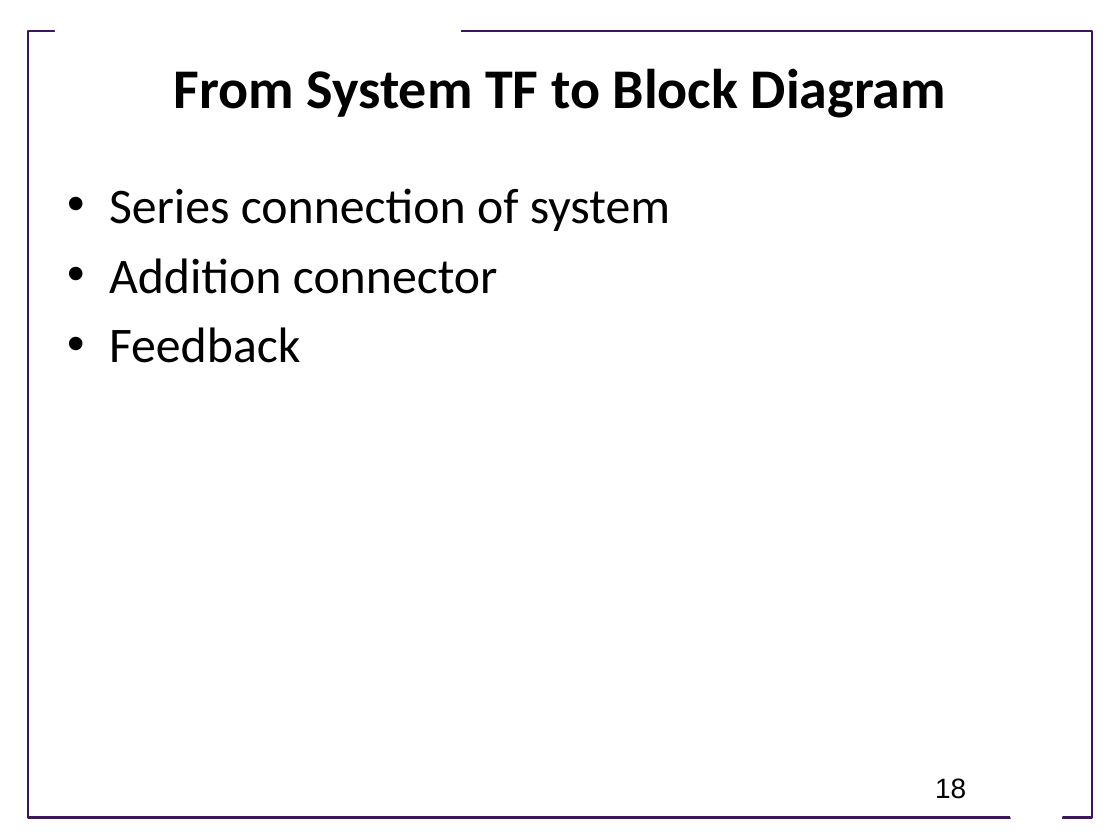
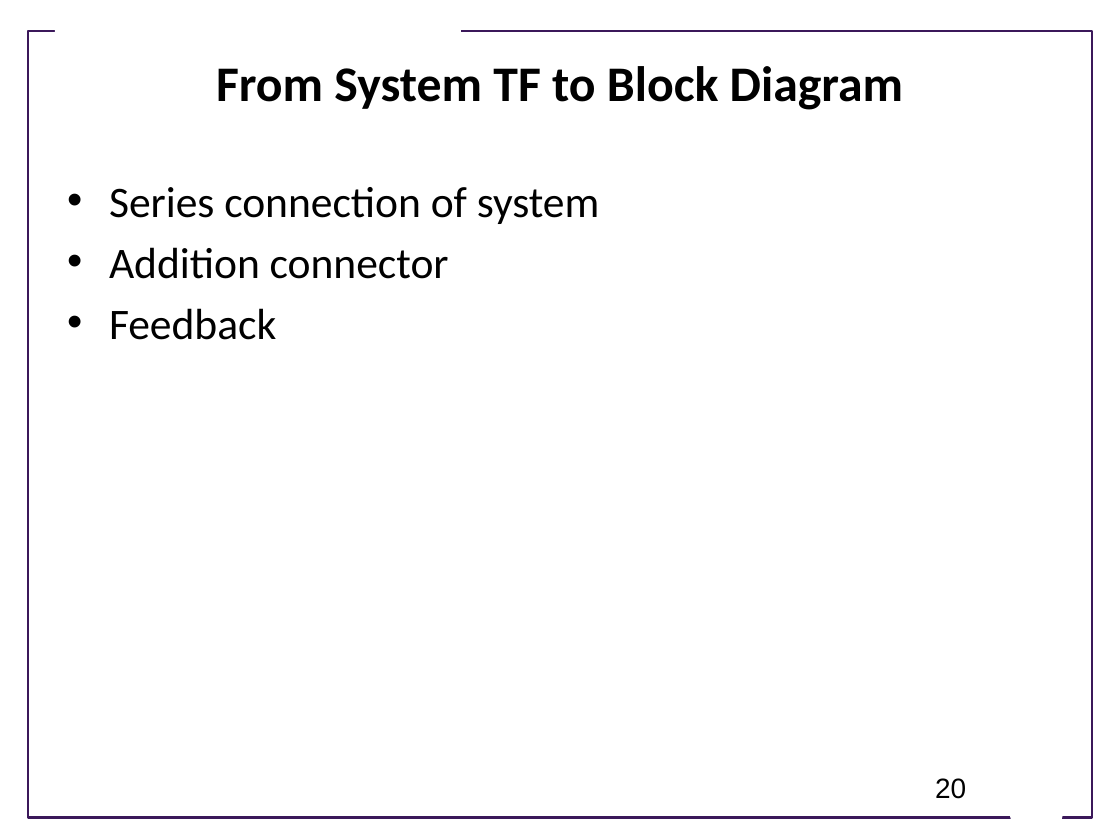
Before and after one commit to joseph-hellerstein/advanced-controls-lectures, a slide deck: slide 20 of Lecture_8-Analysis-Using-Block-Diagrams/Analysis-Using-Block-Diagrams.pptx (slide 18 before the commit). Drawn at 1120x840 pixels with LibreOffice and Linux fonts; fonts in the diff are those of the drawing; background and template pictures are left out. Boxes give left, top, right and bottom in pixels: in the first picture for what was removed or moved away, otherwise in the second. Text is boxed around its words. In the diff, an @@ line names an element or a change of style, - is before the commit and + after.

```diff
--- a/Lecture_8-Analysis-Using-Block-Diagrams/Analysis-Using-Block-Diagrams.pptx
+++ b/Lecture_8-Analysis-Using-Block-Diagrams/Analysis-Using-Block-Diagrams.pptx
@@ title "From System TF to Block ..." at box(216, 66, 903, 110): size 36 to 32 pt @@
@@ text "Series connection of system" at box(109, 187, 600, 340): size 32 to 28 pt @@
@@ page number at box(935, 778, 966, 799): text changed @@
-18
+20
```
Also in this commit, not shown: 10 other slides changed, 2 slides added, 1 slide removed.
